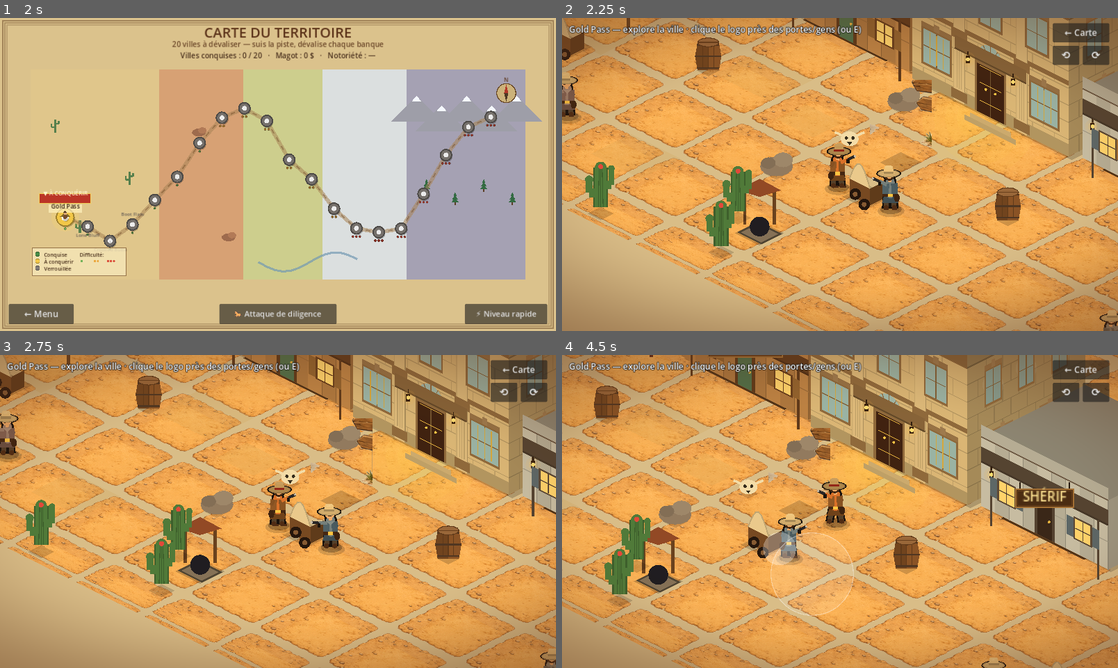
Above: before the commit, frames 1-4 (two rows, left to right).
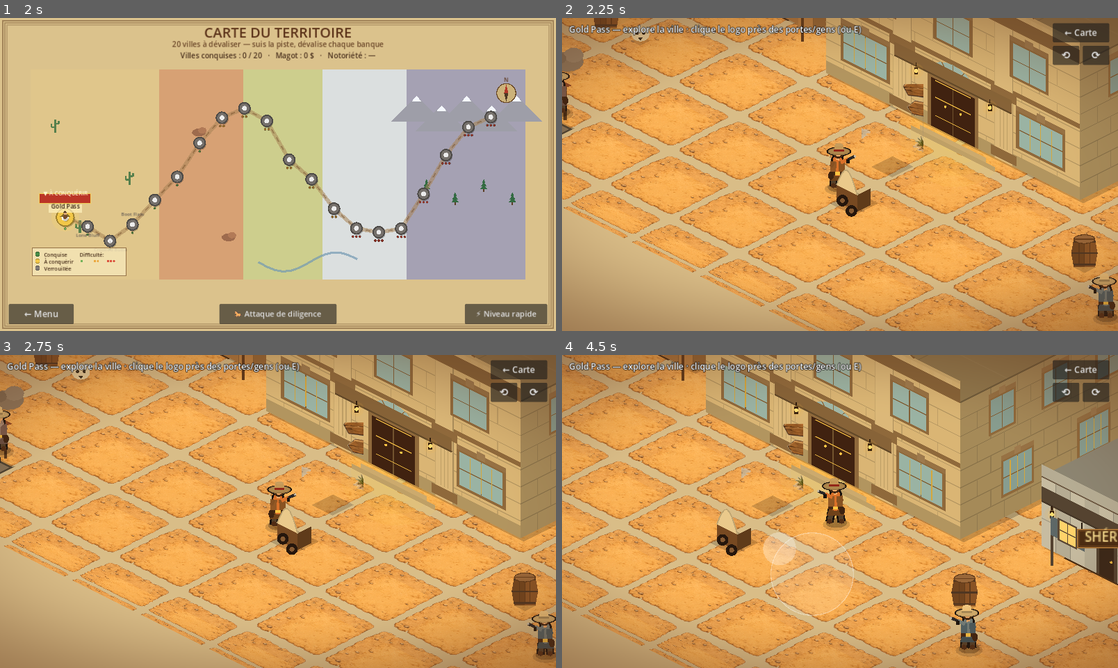
Above: after the commit, the same moments.

Repository: sebadiaz/Cowboys
Game: Godot game, scene res://scenes/Boot.tscn
Two runs of this game, one before a commit and one after it. Both use one fixed random seed, a clock stepped at 60 frames per second and the inputs below.
Inputs (mouse positions are in pixels of both pictures, inside the frame that each line leads up to):
- Up to frame 1 (2 s): tap Enter at 0.5 s; move the mouse to (400, 158) at 0.52 s; hold D (move_right) 0.53-1.25 s; hold Space (fire) 0.53-1.25 s; click (400, 158) at 0.67 s; click "🗺 JOUER — CARTE DU MONDE" at 1.25 s
- Up to frame 2 (2.25 s): click (628, 218) at 2.02 s
- Up to frame 3 (2.75 s): no input
- Up to frame 4 (4.5 s): drag from (728, 527) to (812, 574) at 2.77 s; move the mouse to (895, 442) at 3.52 s; hold D (move_right) 3.53-4.25 s; hold Shift 3.53-4.25 s; drag from (812, 574) to (673, 464) at 4.27 s

Frame 1 is identical in both runs. In frame 2, 37% of the frame differs, in the area x 0-100%, y 0-100%; in frame 3, 37%; in frame 4, 48%.

Commit message:
Banque GÉANTE + hall riche (transformation visuelle)
- Placement séquentiel par largeur : la banque est désormais le PLUS GROS
  bâtiment (footprint ~594x446 vs ~290 pour les autres), placée sans chevaucher
  ses voisins. Carte élargie (FLOOR 5300), spawn devant la banque, halo recalé.
- Hall de banque enrichi (_draw_bank_interior) : sol marbre + dallage damier,
  TAPIS ROUGE central, 4 colonnes (base/chapiteau), GROS coffre blindé (porte
  ronde, boulons, volant), piles d'or + sacs de butin, long COMPTOIR à guichets
  (grille/barreaux), lustre, caissier + garde dessinés.
- Braquage in-map inchangé : entrer par transparence, forcer le coffre (E), butin
  + déblocage, on reste en ville. Vérifié headless (fade 0.18, +butin). Export web OK.

Diff:
--- a/scripts/town.gd
+++ b/scripts/town.gd
@@ -19,7 +19,7 @@
 const R_SIGN := Rect2(360, 800, 120, 160)
 
 const SPEED := 250.0
-const FLOOR := Rect2(0, 0, 4350, 1500)
+const FLOOR := Rect2(0, 0, 5300, 1500)
 const TOWN_CENTER := Vector2(2170, 1150)   # la rue : les portes s'ouvrent vers elle (vers le bas)
 const BANK_DOOR := Vector2(2170, 815)
 const DOOR_RADIUS := 95.0
@@ -51,6 +51,7 @@
 var _ride_walk := 0.0                # phase de galop (balancement du cavalier)
 var _wanted := WantedSystem.new()    # chasseurs de primes (lot 14)
 var _wanted_label: Label             # bandeau "PRIME / chasseurs" (CanvasLayer)
+var _bank_center := Vector2(2170, 680)   # centre de la banque (placement séquentiel)
 # Braquage de banque IN-MAP (même plan, linéaire) : on force le coffre dans le
 # hall, l'alarme sonne, la loi débarque, on file par la rue.
 var _vault_cracking := false
@@ -92,12 +93,15 @@
 	_rng.randomize()
 	Iso.yaw = 0.0
 	_yaw_target = 0.0
-	# Réapparition à la sortie du saloon (sinon, entrée du village).
-	if GameManager.town_return_pos != Vector2.ZERO:
+	# Réapparition à la sortie du saloon (sinon, devant la banque).
+	var has_return := GameManager.town_return_pos != Vector2.ZERO
+	if has_return:
 		_player_pos = GameManager.town_return_pos
 		_facing = Vector2.DOWN
 		GameManager.town_return_pos = Vector2.ZERO
 	_build_town()
+	if not has_return:
+		_player_pos = _bank_center + Vector2(0, 430.0)   # spawn dans la rue, devant la banque
 	_make_biome_decor()
 	_build_physics()
 	_apply_zoom()
@@ -212,39 +216,46 @@
 	# [region, label, bigger-foot, flavor, enter]
 	var row := [
 		[R_SHED,   "MAISON",     Vector2(210, 175), "Maison de ville — volets clos.", ""],
-		[R_HOUSE,  "ÉGLISE",     Vector2(210, 175), "Église en bois — une prière avant le casse ?", ""],
-		[R_HOUSE,  "HÔTEL",      Vector2(220, 180), "Hôtel de la Frontière — 2 $ la nuit.", ""],
-		[R_SALOON, "SALOON",     Vector2(230, 185), "Saloon Le Cactus — entre boire un coup.", ""],
-		[R_SHED,   "MAGASIN",    Vector2(220, 180), "Magasin général — bottes, crochets, sacoches.", "store"],
-		[R_BANK,   "★ BANQUE ★", Vector2(270, 205), "", ""],
-		[R_HOUSE,  "SHÉRIF",     Vector2(220, 180), "Bureau du shérif — file avant qu'il ne rentre.", ""],
-		[R_SHED,   "FORGE",      Vector2(220, 180), "Armurier & forge — recharge, barillet, cadence.", "gunsmith"],
-		[R_SHED,   "ÉCURIE",     Vector2(220, 180), "Écurie — ton cheval, prêt pour la fuite.", ""],
-		[R_SALOON, "POSTE",      Vector2(220, 180), "Poste & télégraphe — « STOP braquage STOP ».", ""],
-		[R_HOUSE,  "DOCTEUR",    Vector2(220, 180), "Cabinet du Doc — vitalité, tonique anti-balles.", "pharmacy"],
+		[R_HOUSE,  "ÉGLISE",     Vector2(215, 178), "Église en bois — une prière avant le casse ?", ""],
+		[R_HOUSE,  "HÔTEL",      Vector2(225, 182), "Hôtel de la Frontière — 2 $ la nuit.", ""],
+		[R_SALOON, "SALOON",     Vector2(245, 195), "Saloon Le Cactus — entre boire un coup.", ""],
+		[R_SHED,   "MAGASIN",    Vector2(225, 182), "Magasin général — bottes, crochets, sacoches.", "store"],
+		[R_BANK,   "★ BANQUE ★", Vector2(440, 330), "", ""],   # LA PLUS GROSSE : on la braque
+		[R_HOUSE,  "SHÉRIF",     Vector2(225, 182), "Bureau du shérif — file avant qu'il ne rentre.", ""],
+		[R_SHED,   "FORGE",      Vector2(225, 182), "Armurier & forge — recharge, barillet, cadence.", "gunsmith"],
+		[R_SHED,   "ÉCURIE",     Vector2(225, 182), "Écurie — ton cheval, prêt pour la fuite.", ""],
+		[R_SALOON, "POSTE",      Vector2(225, 182), "Poste & télégraphe — « STOP braquage STOP ».", ""],
+		[R_HOUSE,  "DOCTEUR",    Vector2(225, 182), "Cabinet du Doc — vitalité, tonique anti-balles.", "pharmacy"],
 	]
-	var x0 := 420.0
-	var dx := 350.0
-	var ry := 680.0
+	var ry := 700.0
 	var tints := [Color(0.95,0.92,0.85), Color(0.95,0.95,1.0), Color(0.92,0.96,1.0),
 		Color(1.0,0.92,0.9), Color(1.0,0.96,0.85), Color(1,1,1), Color(0.85,0.9,1.0),
 		Color(1.0,0.9,0.8), Color(0.95,0.88,0.78), Color(0.9,1.0,0.9), Color(0.9,1.0,0.95)]
-	var ecurie_x := x0
+	# Placement SÉQUENTIEL par largeur (la grosse banque obtient automatiquement sa
+	# place, sans chevaucher ses voisins). _add_building agrandit le footprint x1.35.
+	var x := 300.0
+	var margin := 110.0
+	var ecurie_x := x
+	var centers: Array[float] = []
 	for i in range(row.size()):
 		var e: Array = row[i]
-		var px := x0 + i * dx
-		_add_building(e[0], Vector2(px, ry), 200.0, e[1], tints[i], e[3], e[2], e[4])
+		var w: float = (e[2] as Vector2).x * 1.35
+		var cx := x + w * 0.5
+		_add_building(e[0], Vector2(cx, ry), 200.0, e[1], tints[i], e[3], e[2], e[4])
+		centers.append(cx)
+		if e[1] == "★ BANQUE ★":
+			_bank_center = Vector2(cx, ry)
 		if e[1] == "ÉCURIE":
-			ecurie_x = px
-
-	# Mobilier de rue (devant les bâtiments, sur la grand-rue y≈1050-1300).
-	_add_prop(R_SIGN, Vector2(x0 + 5 * dx, 1000.0), 100.0)   # panneau devant la banque
-	for i in range(row.size()):
-		var px := x0 + i * dx
+			ecurie_x = cx
+		x += w + margin
+
+	# Mobilier de rue (devant les bâtiments, sur la grand-rue y≈1000-1200).
+	_add_prop(R_SIGN, Vector2(_bank_center.x, 1020.0), 100.0)   # panneau devant la banque
+	for i in range(centers.size()):
 		if i % 2 == 0:
-			_add_prop(R_BARREL, Vector2(px - 90.0, 1010.0), 78.0)
+			_add_prop(R_BARREL, Vector2(centers[i] - 100.0, 1030.0), 78.0)
 		else:
-			_add_prop(R_WAGON, Vector2(px + 40.0, 1120.0), 150.0)
+			_add_prop(R_WAGON, Vector2(centers[i] + 40.0, 1150.0), 150.0)
 	for c in [Vector2(180, 1380), Vector2(4150, 1360), Vector2(180, 380),
 			Vector2(4150, 420), Vector2(2170, 1420)]:
 		_add_prop(R_CACTUS, c, 130.0)
@@ -259,7 +270,7 @@
 		["Prêcheur", ["Repens-toi, pécheur !", "Que le Seigneur ait pitié de ton butin."]],
 	]
 	for i in range(names.size()):
-		var nx := x0 + 60.0 + i * (dx * 1.7)
+		var nx: float = centers[mini(i * 2, centers.size() - 1)] + 40.0
 		_add_npc(Vector2(nx, 1120.0 + (i % 3) * 80.0), Vector2(1, 0.2).rotated(i),
 				Color(0.3 + 0.1 * (i % 3), 0.4, 0.4 + 0.1 * (i % 2)), Color(0.9, 0.8, 0.6),
 				names[i][0], names[i][1])
@@ -880,8 +891,8 @@
 	_draw_ground()
 	_draw_well()
 	_draw_hitch()
-	# Repère banque : halo doré + flèche flottante.
-	var d := Iso.project(BANK_DOOR)
+	# Repère banque : halo doré + flèche flottante (devant la grosse banque).
+	var d := Iso.project(_bank_center + Vector2(0, 170.0))
 	for i in range(4):
 		draw_circle(d + Vector2(0, -6), 70.0 - i * 14.0, Color(1.0, 0.85, 0.35, 0.10))
 	var bob := sin(_hint_t * 3.0) * 4.0
@@ -1484,27 +1495,7 @@
 	var label := str(b["label"])
 	# BANQUE : hall en marbre + comptoir de caisse + grande porte de coffre au fond.
 	if label == "★ BANQUE ★":
-		draw_colored_polygon(PackedVector2Array([b0, b1, b2, b3]), _va(Color(0.78, 0.74, 0.66), vis))
-		for k in range(1, 7):
-			var tt := float(k) / 7.0
-			draw_line(b0.lerp(b1, tt), b3.lerp(b2, tt), _va(Color(0.62, 0.58, 0.5), vis * 0.7), 1.0)
-		# Porte de coffre (cercle doré) au fond.
-		var vault := _bil(b0, b1, b2, b3, 0.5, 0.16) + Vector2(0, -1) * 18.0
-		draw_circle(vault, 22.0, _va(Color(0.45, 0.35, 0.2), vis))
-		draw_circle(vault, 22.0, _va(Color(0.85, 0.68, 0.28), vis), false, 3.0)
-		draw_circle(vault, 9.0, _va(Color(0.9, 0.78, 0.4), vis))
-		for a in range(8):
-			var ang := TAU * a / 8.0
-			draw_line(vault, vault + Vector2.RIGHT.rotated(ang) * 9.0, _va(Color(0.6, 0.45, 0.2), vis), 1.5)
-		# Comptoir de caisse + caissier.
-		var cl := b0.lerp(b3, 0.5)
-		var cr := b1.lerp(b2, 0.5)
-		draw_colored_polygon(PackedVector2Array([cl, cr, cr + Vector2(0, -14), cl + Vector2(0, -14)]),
-				_va(Color(0.40, 0.28, 0.16), vis))
-		if vis > 0.45:
-			var teller := Vector2(fr.get_center().x, fr.position.y + fr.size.y * 0.30)
-			CharacterArt.draw_person(self, Iso.project(teller), Vector2.DOWN, _keeper_palette("bank"),
-					false, false, 0.0, 0.0, 0.0)
+		_draw_bank_interior(fr, b0, b1, b2, b3, vis)
 		return
 	# Sol en planches (autres bâtiments).
 	draw_colored_polygon(PackedVector2Array([b0, b1, b2, b3]), _va(Color(0.52, 0.37, 0.22), vis))
@@ -1575,6 +1566,85 @@
 	return b0.lerp(b1, u).lerp(b3.lerp(b2, u), v)
 
 
+## Hall de banque riche (sol marbre + dallage, comptoir à guichets, gros coffre
+## blindé au fond, colonnes, bureaux, piles d'or, lustre, caissier + garde).
+func _draw_bank_interior(fr: Rect2, b0: Vector2, b1: Vector2, b2: Vector2, b3: Vector2, vis: float) -> void:
+	var U := Vector2(0, -1)
+	# Sol marbre + damier.
+	draw_colored_polygon(PackedVector2Array([b0, b1, b2, b3]), _va(Color(0.80, 0.76, 0.68), vis))
+	for ix in range(6):
+		for iy in range(6):
+			if (ix + iy) % 2 == 0:
+				continue
+			var p0 := _bil(b0, b1, b2, b3, ix / 6.0, iy / 6.0)
+			var p1 := _bil(b0, b1, b2, b3, (ix + 1) / 6.0, iy / 6.0)
+			var p2 := _bil(b0, b1, b2, b3, (ix + 1) / 6.0, (iy + 1) / 6.0)
+			var p3 := _bil(b0, b1, b2, b3, ix / 6.0, (iy + 1) / 6.0)
+			draw_colored_polygon(PackedVector2Array([p0, p1, p2, p3]), _va(Color(0.70, 0.66, 0.58, 0.6), vis))
+	# Tapis rouge central (de la porte au coffre).
+	for v in range(7):
+		var a := _bil(b0, b1, b2, b3, 0.42, v / 7.0)
+		var bb := _bil(b0, b1, b2, b3, 0.58, v / 7.0)
+		var c := _bil(b0, b1, b2, b3, 0.58, (v + 1) / 7.0)
+		var dd := _bil(b0, b1, b2, b3, 0.42, (v + 1) / 7.0)
+		draw_colored_polygon(PackedVector2Array([a, bb, c, dd]), _va(Color(0.55, 0.18, 0.16, 0.85), vis))
+	# Colonnes (4) avec base et chapiteau.
+	for cu in [0.14, 0.86]:
+		for cv in [0.30, 0.62]:
+			var cp := _bil(b0, b1, b2, b3, cu, cv)
+			draw_colored_polygon(PackedVector2Array([cp + Vector2(-6, 0), cp + Vector2(6, 0),
+					cp + Vector2(6, 0) + U * 46.0, cp + Vector2(-6, 0) + U * 46.0]), _va(Color(0.86, 0.82, 0.74), vis))
+			draw_rect(Rect2(cp + Vector2(-9, -50), Vector2(18, 6)), _va(Color(0.7, 0.6, 0.35), vis))
+			draw_rect(Rect2(cp + Vector2(-9, -4), Vector2(18, 6)), _va(Color(0.6, 0.55, 0.45), vis))
+	# GROS coffre blindé au fond (porte ronde + boulons + volant).
+	var vault := _bil(b0, b1, b2, b3, 0.5, 0.12) + U * 26.0
+	draw_colored_polygon(PackedVector2Array([vault + Vector2(-46, 30), vault + Vector2(46, 30),
+			vault + Vector2(46, -34), vault + Vector2(-46, -34)]), _va(Color(0.30, 0.31, 0.36), vis))   # cadre
+	draw_circle(vault, 33.0, _va(Color(0.42, 0.43, 0.49), vis))
+	draw_circle(vault, 33.0, _va(Color(0.86, 0.7, 0.3), vis), false, 4.0)
+	for a in range(10):
+		var ang := TAU * a / 10.0
+		draw_circle(vault + Vector2.RIGHT.rotated(ang) * 27.0, 2.2, _va(Color(0.7, 0.72, 0.78), vis))   # boulons
+	draw_circle(vault, 12.0, _va(Color(0.86, 0.72, 0.34), vis))
+	for a in range(8):
+		var ang2 := TAU * a / 8.0
+		draw_line(vault, vault + Vector2.RIGHT.rotated(ang2) * 16.0, _va(Color(0.55, 0.42, 0.2), vis), 2.0)   # volant
+	# Piles d'or et sacs de butin de part et d'autre du coffre.
+	for su in [0.30, 0.70]:
+		var gp := _bil(b0, b1, b2, b3, su, 0.20)
+		for s in range(3):
+			draw_circle(gp + U * (4.0 + s * 5.0), 7.0, _va(Color(0.95, 0.82, 0.32), vis))
+			draw_arc(gp + U * (4.0 + s * 5.0), 7.0, 0, TAU, 12, _va(Color(0.7, 0.55, 0.2), vis), 1.0)
+		var sk := _bil(b0, b1, b2, b3, su + 0.06, 0.30)
+		draw_colored_polygon(_ellipse(sk + U * 6.0, 9.0, 11.0), _va(Color(0.78, 0.68, 0.5), vis))   # sac
+		_text(sk + U * 12.0, "$", 12, _va(Color(0.5, 0.4, 0.2), vis))
+	# Long COMPTOIR à guichets (avec grille/barreaux) en travers du hall.
+	var cl := _bil(b0, b1, b2, b3, 0.10, 0.52)
+	var cr := _bil(b0, b1, b2, b3, 0.90, 0.52)
+	var ch := 18.0
+	draw_colored_polygon(PackedVector2Array([cl, cr, cr + U * ch, cl + U * ch]), _va(Color(0.34, 0.22, 0.12), vis))   # façade
+	draw_colored_polygon(PackedVector2Array([cl + U * ch, cr + U * ch,
+			cr + U * ch + Vector2(0, -6), cl + U * ch + Vector2(0, -6)]), _va(Color(0.55, 0.40, 0.24), vis))   # plateau
+	draw_line(cl + U * ch, cr + U * ch, _va(Color(0.75, 0.6, 0.32), vis), 1.5)
+	for g in range(7):   # grilles de guichet
+		var gx := cl.lerp(cr, 0.1 + g * 0.13)
+		draw_line(gx + U * ch, gx + U * (ch + 26.0), _va(Color(0.55, 0.5, 0.35), vis), 1.5)
+	draw_line(cl + U * (ch + 26.0), cr + U * (ch + 26.0), _va(Color(0.5, 0.45, 0.3), vis), 1.5)
+	# Lustre central.
+	var lust := _bil(b0, b1, b2, b3, 0.5, 0.42) + U * 70.0
+	draw_circle(lust, 9.0, _va(Color(0.85, 0.7, 0.3, 0.7), vis))
+	for a in range(6):
+		draw_circle(lust + Vector2.RIGHT.rotated(TAU * a / 6.0) * 12.0, 2.5, _va(Color(1.0, 0.9, 0.5), vis))
+	# Caissier derrière le comptoir + garde près du coffre.
+	if vis > 0.45:
+		var teller := Vector2(fr.get_center().x, fr.position.y + fr.size.y * 0.42)
+		CharacterArt.draw_person(self, Iso.project(teller), Vector2.DOWN, _keeper_palette("bank"),
+				false, false, 0.0, 0.0, 0.0)
+		var guard := Vector2(fr.position.x + fr.size.x * 0.74, fr.position.y + fr.size.y * 0.24)
+		CharacterArt.draw_person(self, Iso.project(guard), Vector2.LEFT, _lawman_palette(),
+				true, false, 0.0, 0.0, 0.0)
+
+
 func _va(c: Color, vis: float) -> Color:
 	return Color(c.r, c.g, c.b, c.a * clampf(vis, 0.0, 1.0))
 
